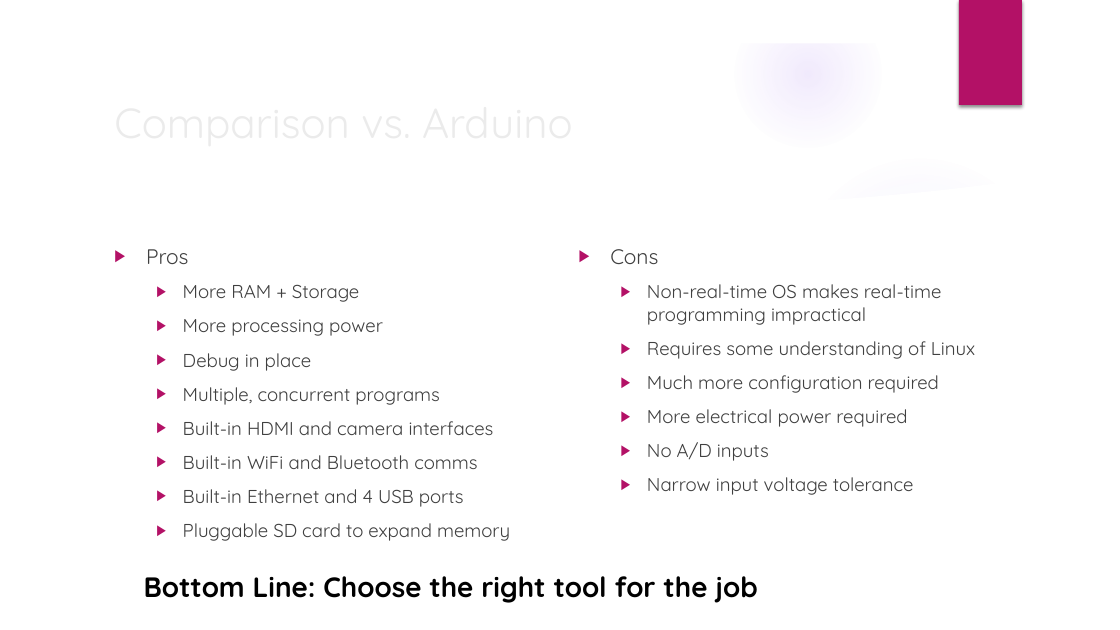
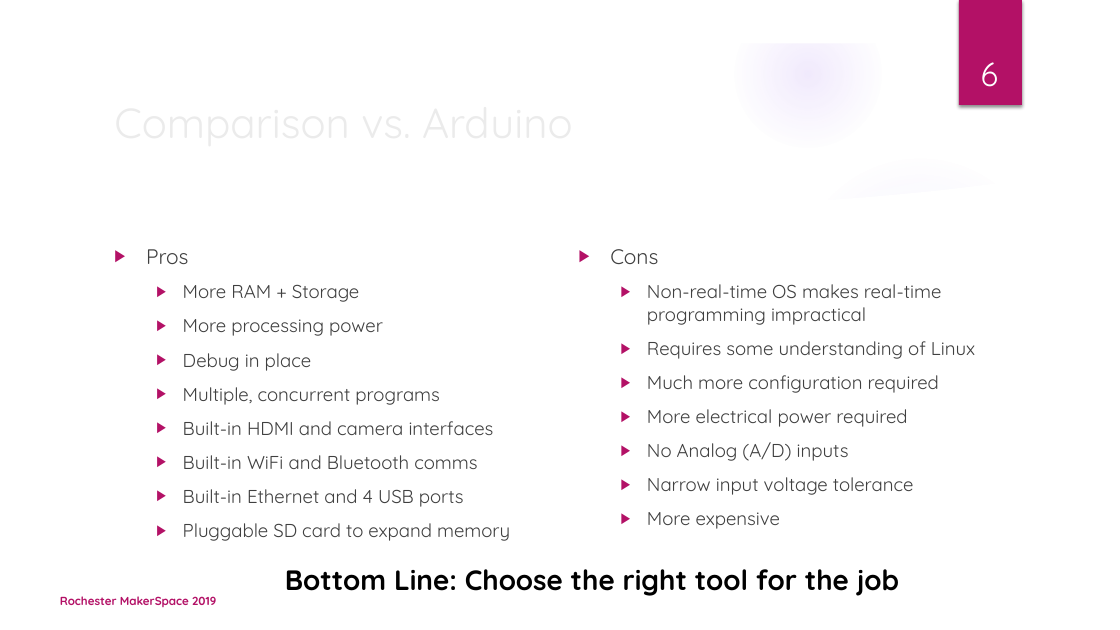
Before and after one commit to RochesterMakerSpace/Raspberry-Pi-class, a slide deck: slide 6 of docs/Introduction to Raspberry Pi.pptx. Drawn at 1120x630 pixels with LibreOffice and Linux fonts; fonts in the diff are those of the drawing; background and template pictures are left out. Boxes give left, top, right and bottom in pixels: in the first picture for what was removed or moved away, otherwise in the second. Text is boxed around its words. In the diff, an @@ line names an element or a change of style, - is before the commit and + after.

```diff
--- a/docs/Introduction to Raspberry Pi.pptx
+++ b/docs/Introduction to Raspberry Pi.pptx
@@ page number added at <box>981,62,999,87</box>, 28 pt, text #FFFFFF @@
+6
@@ text at <box>647,442,849,461</box>: text changed @@
-  ▶ No A/D inputs
+  ▶ No Analog (A/D) inputs
@@ text at <box>647,512,780,529</box>: paragraph added @@
+  ▶ More expensive
@@ text "Bottom Line: Choose the right ...": place and size @@
-text "Bottom Line: Choose the right ..." at <box>144,576,757,603</box>
+text "Bottom Line: Choose the right ..." at <box>285,569,899,596</box>
@@ text added at <box>60,596,216,607</box>, 10 pt, text #B31166, bold @@
+Rochester MakerSpace 2019
```
Also in this commit, not shown: 5 other slides changed, 1 other file.
